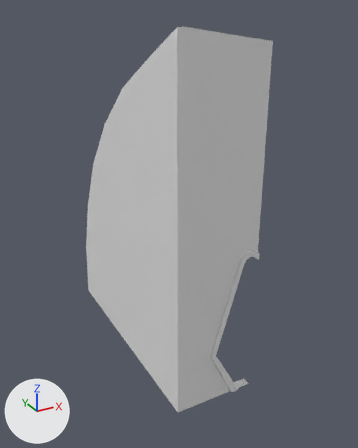
One commit to the FBX model Import/Module_MurAngle_Quartier.fbx: the scene before it, then after it.
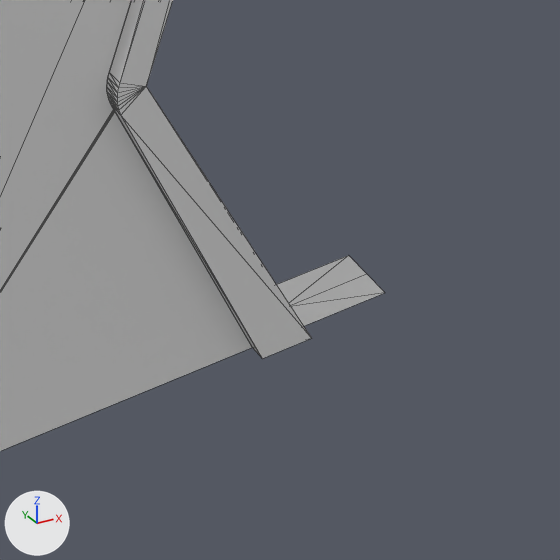
Each version is shown whole from a camera (50 mm lens) standing at (-4.0, -5.14, 8.18) and looking at (1.33, 4.55, 3.33), then close up on the part from 55% to 76% of the width and 77% to 94% of the height. Lighting does not change. The marker at lower left points along +X, +Y and +Z. The close-ups show mesh edges as thin lines. Where no turn or scale is listed for an object, it has been applied to the vertices. Vertices at the same position are counted once.

Before the edit, the objects in view are built like this:
```python
me_mesh = bpy.data.meshes.new('Mesh')
me_mesh.from_pydata(...)  # 308 vertices, 404 faces; spans x 0.0..1.91, y 2.12..8.0, z 0.0..7.88
# before: 18 (1.91, 2.18, 0.0) at pixel (385, 292), 59 (1.91, 2.28, 0.0) at pixel (366, 273), 78 (1.91, 2.38, 0.0) at pixel (348, 255), 137 (1.91, 2.28, 0.0) at pixel (366, 273)
ob_line004 = bpy.data.objects.new('Line004', me_mesh)
ob_line004.location = (0.0, 0.0, 0.0)
```
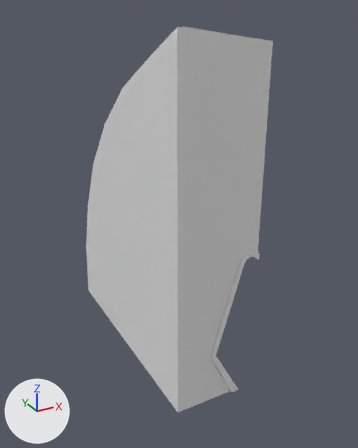
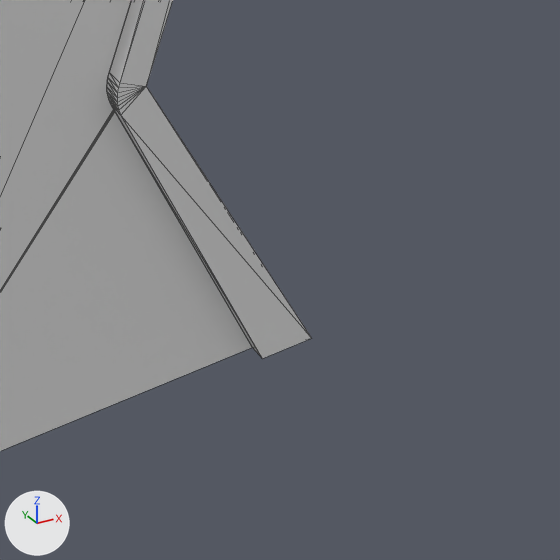
Pixel boxes (x1, y1, x2, y2) of what changed, in the close-ups (560 x 560 px; the box of a moved part takes in the faces that stretch with it):
```json
{"object": "Line004", "change": "reshaped", "before": [0, 0, 385, 451], "after": [0, 0, 311, 451]}
{"part": 1, "of": "me_mesh", "change": "moved or reshaped", "before": [277, 255, 385, 326], "on screen": "not visible afterwards"}
```

Scene script edits in JSON lines:
```json
{"block": "me_mesh", "where": "me_mesh.from_pydata(...)  # 308 vertices, 404 faces; spans x 0.0..1.91, y 2.12..8.0, z 0.0..7.88"}
{"block": "me_mesh", "where": "# used by ob_line004; location = (0.0, 0.0, 0.0)"}
{"block": "me_mesh", "change": "me_mesh part 1"}
{"op": "add", "block": "me_mesh", "code": "for i in [18, 59, 78, 137]: me_mesh.vertices[i].co += Vector((-0.33, 0.0, 0.0))"}
```
